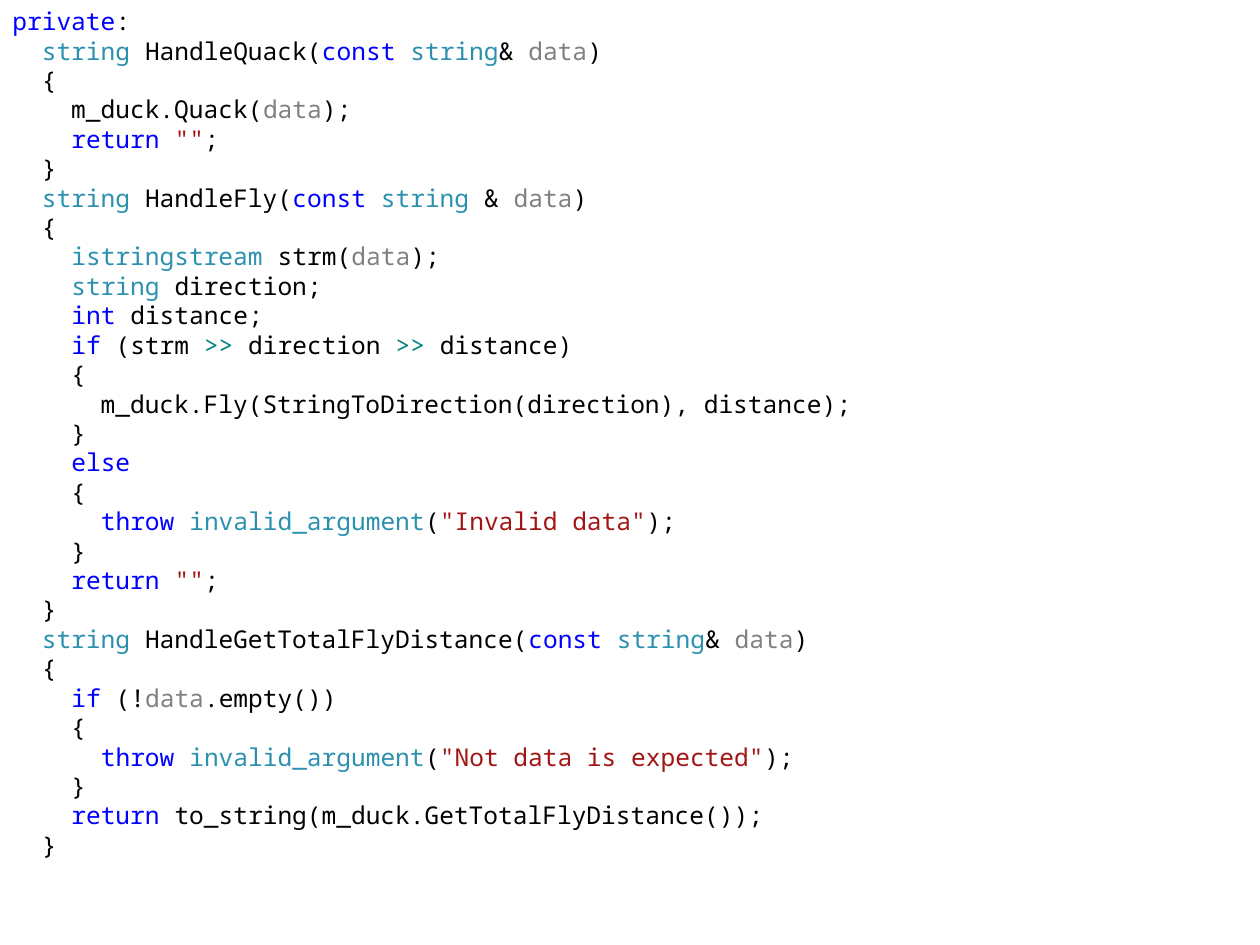
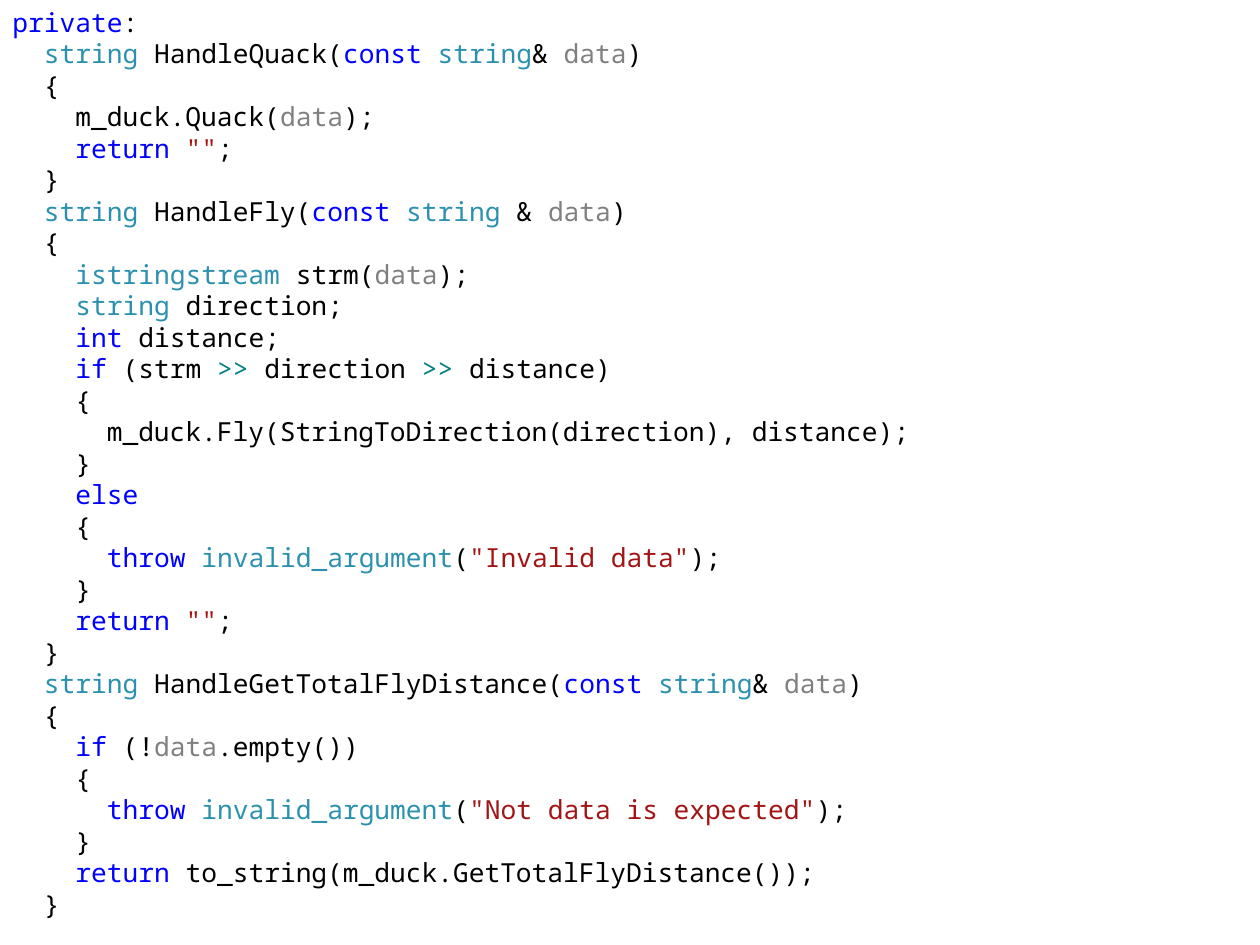
Before and after one commit to iv-sergius/ood, a slide deck: slide 21 of lectures/12.proxy/proxy.pptx. Drawn at 1260x945 pixels with LibreOffice and Linux fonts; fonts in the diff are those of the drawing. Boxes give left, top, right and bottom in pixels: in the first picture for what was removed or moved away, otherwise in the second. Text is boxed around its words. In the diff, an @@ line names an element or a change of style, - is before the commit and + after.

```diff
--- a/lectures/12.proxy/proxy.pptx
+++ b/lectures/12.proxy/proxy.pptx
@@ text "private:" at (x1=12, y1=12, x2=909, y2=889): size 14 to 15 pt @@
```
Also in this commit, not shown: 14 other slides changed.
